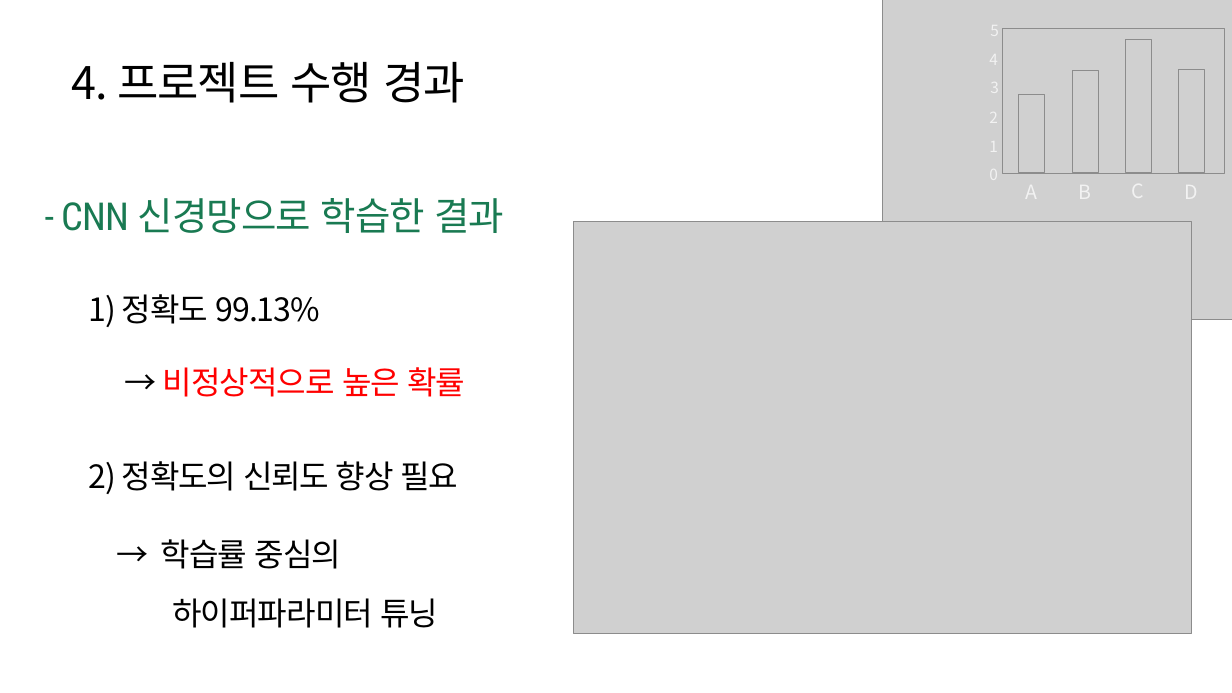
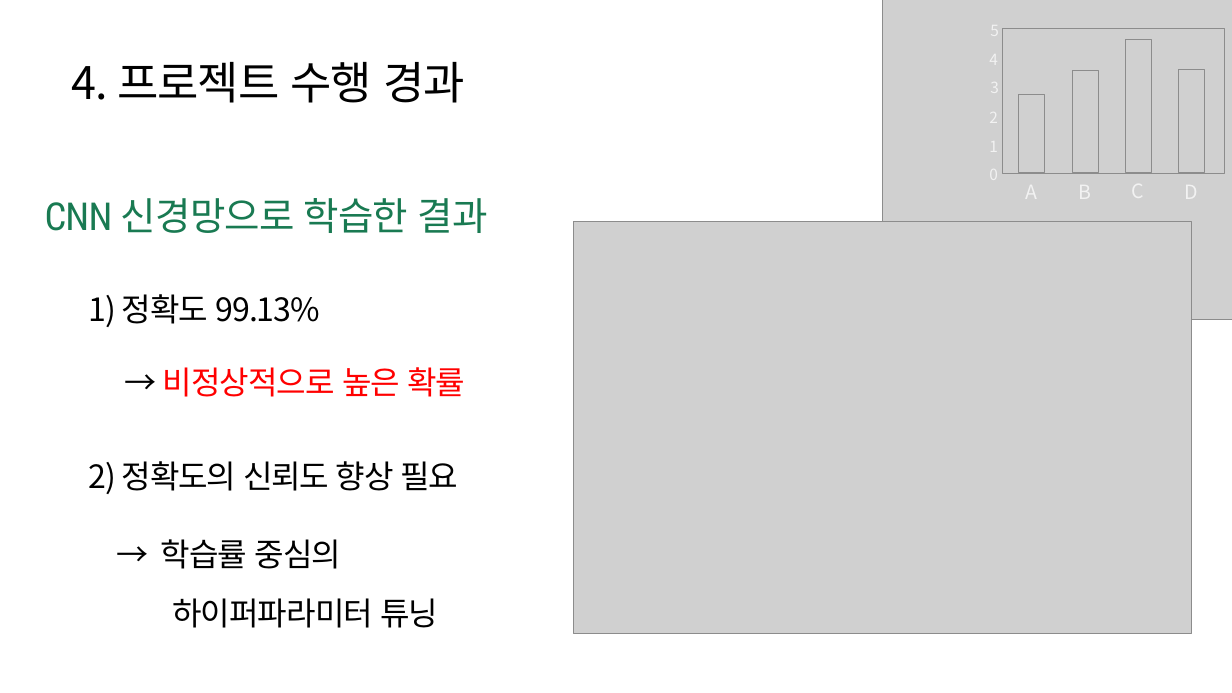
Before and after one commit to parkahjin/brain-hemorrhage, a slide deck: slide 11 of Slide/B팀_Claude_뇌출혈 조기 진단 프로젝트.pptx. Drawn at 1232x693 pixels with LibreOffice and Linux fonts; fonts in the diff are those of the drawing; grey boxes stand for pictures. Boxes give left, top, right and bottom in pixels: in the first picture for what was removed or moved away, otherwise in the second. Text is boxed around its words. In the diff, an @@ line names an element or a change of style, - is before the commit and + after.

```diff
--- a/Slide/B팀_Claude_뇌출혈 조기 진단 프로젝트.pptx
+++ b/Slide/B팀_Claude_뇌출혈 조기 진단 프로젝트.pptx
@@ text at [45, 198, 487, 233]: text changed @@
-- CNN 신경망으로 학습한 결과
+CNN 신경망으로 학습한 결과
```
Also in this commit, not shown: 15 other slides changed, 1 slide added, 5 other files.
